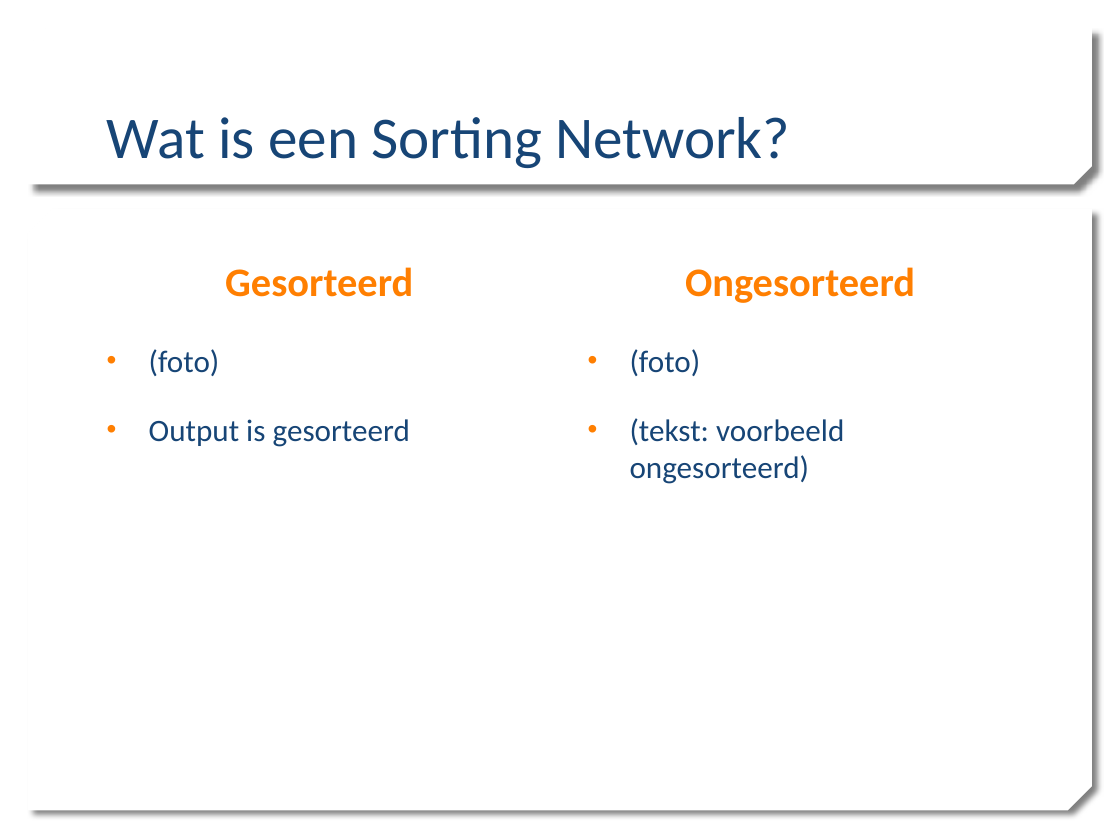
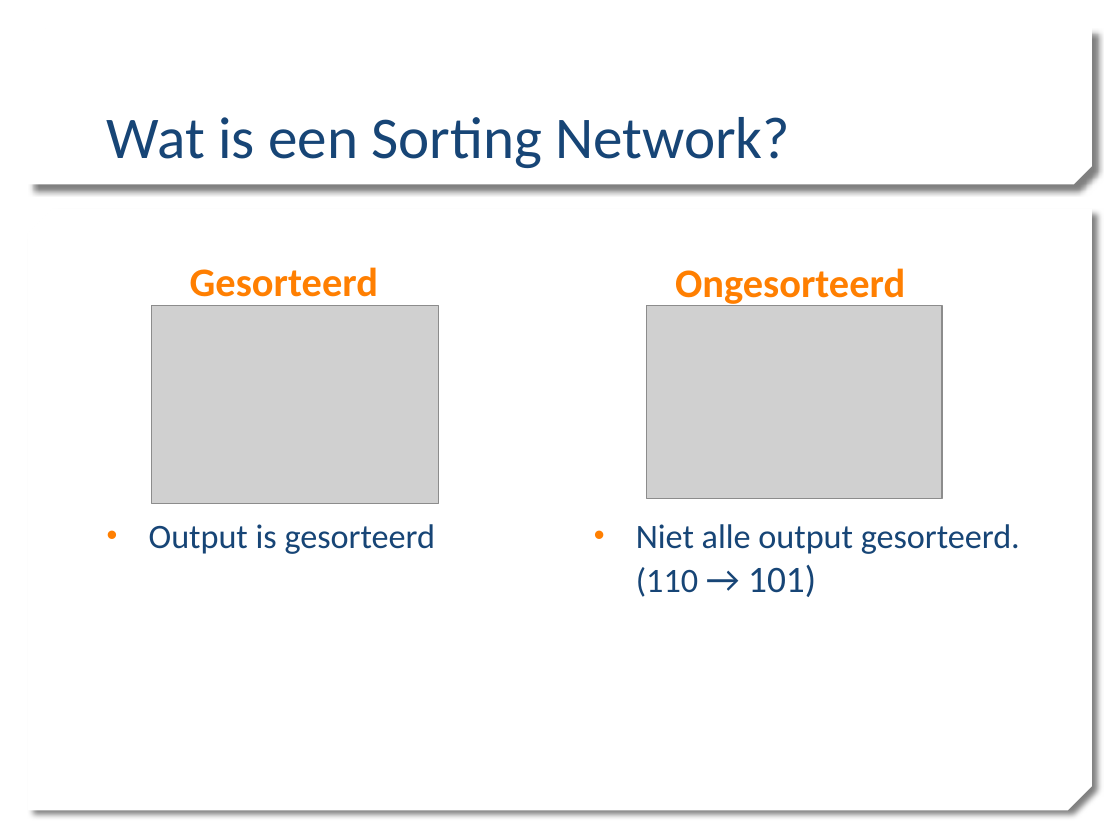
Before and after one commit to mdekempeneer/Research-Optimal-Size-Sorting-Networks, a slide deck: slide 4 of PPP1_WV.pptx. Drawn at 1120x840 pixels with LibreOffice and Linux fonts; fonts in the diff are those of the drawing; grey boxes stand for pictures; background and template pictures are left out. Boxes give left, top, right and bottom in pixels: in the first picture for what was removed or moved away, otherwise in the second. Text is boxed around its words. In the diff, an @@ line names an element or a change of style, - is before the commit and + after.

```diff
--- a/PPP1_WV.pptx
+++ b/PPP1_WV.pptx
@@ text "Gesorteerd" rewrapped from [225, 267, 413, 297] to [190, 267, 378, 306] @@
@@ text "Ongesorteerd": place and size @@
-text "Ongesorteerd" at [685, 267, 915, 303]
+text "Ongesorteerd" at [675, 268, 905, 307]
@@ picture added at [151, 306, 438, 504] @@
@@ picture added at [646, 306, 942, 498] @@
@@ text at [149, 349, 220, 376]: paragraph removed @@
-• (foto)
@@ text "Output is gesorteerd": place and size @@
-text "Output is gesorteerd" at [149, 349, 410, 447]
+text "Output is gesorteerd" at [149, 524, 435, 554]
@@ text "Output is gesorteerd" at [149, 524, 435, 554]: size 20 to 22 pt @@
@@ text at [636, 524, 1020, 597]: text changed; size 20 to 22 pt @@
-• (foto)
-• (tekst: voorbeeld ongesorteerd)
+• Niet alle output gesorteerd.
+  (110 → 101)
```
Also in this commit, not shown: 4 other slides changed.
